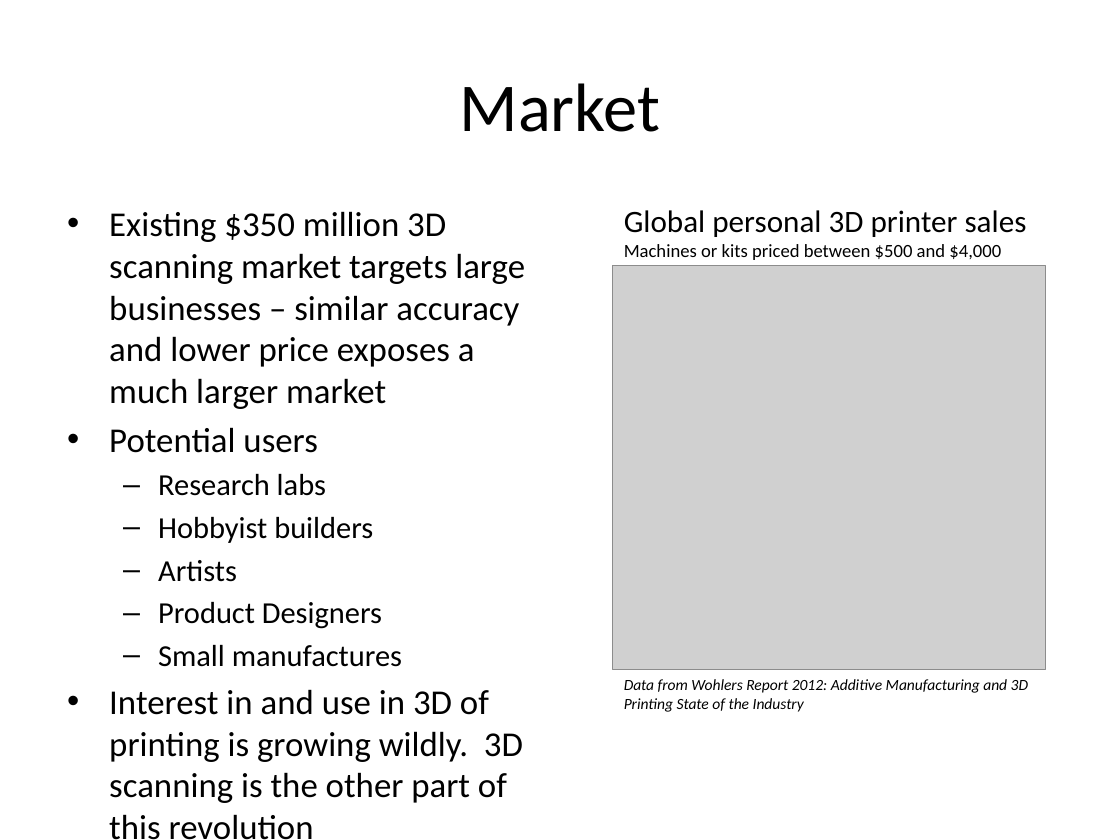
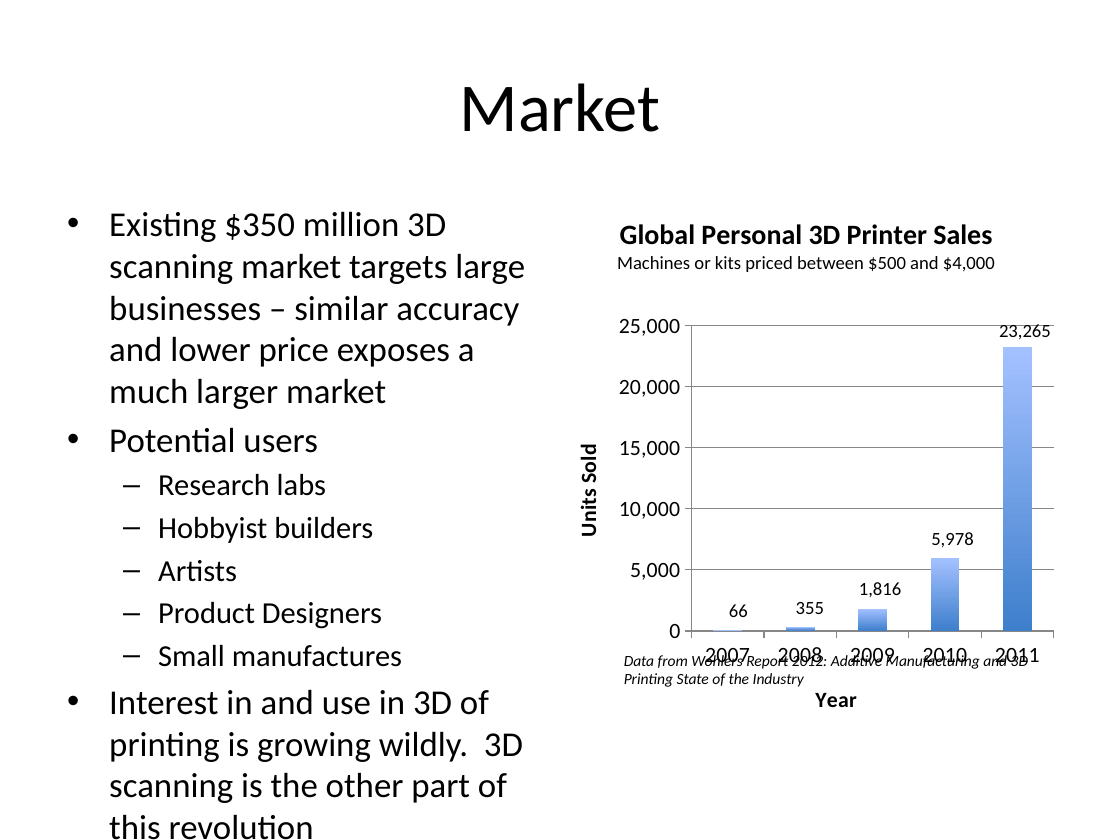
Before and after one commit to troyastorino/dcba, a slide deck: slide 3 of slides/initial-10-slide-pitch.pptx. Drawn at 1120x840 pixels with LibreOffice and Linux fonts; fonts in the diff are those of the drawing; grey boxes stand for pictures. Boxes give left, top, right and bottom in pixels: in the first picture for what was removed or moved away, otherwise in the second. Text is boxed around its words. In the diff, an @@ line names an element or a change of style, - is before the commit and + after.

Commit message:
Changed 3D printer growth market chart to be a powerpoint chart

```diff
--- a/slides/initial-10-slide-pitch.pptx
+++ b/slides/initial-10-slide-pitch.pptx
@@ column chart added at [549, 195, 1064, 738] @@
+title "Global Personal 3D Printer Sales Machines or kits priced between $500 and $4,000 "
+categories: 2007.0, 2008.0, 2009.0, 2010.0, 2011.0
+Series 1: 66, 355, 1816, 5978, 23265
@@ text removed at [624, 210, 1027, 260] @@
-Global personal 3D printer sales
-Machines or kits priced between $500 and $4,000
@@ picture removed at [613, 265, 1046, 670] @@
@@ text "Data from Wohlers Report 2012: ...": place and size @@
-text "Data from Wohlers Report 2012: ..." at [624, 679, 1028, 712]
+text "Data from Wohlers Report 2012: ..." at [624, 652, 1028, 687]
```
